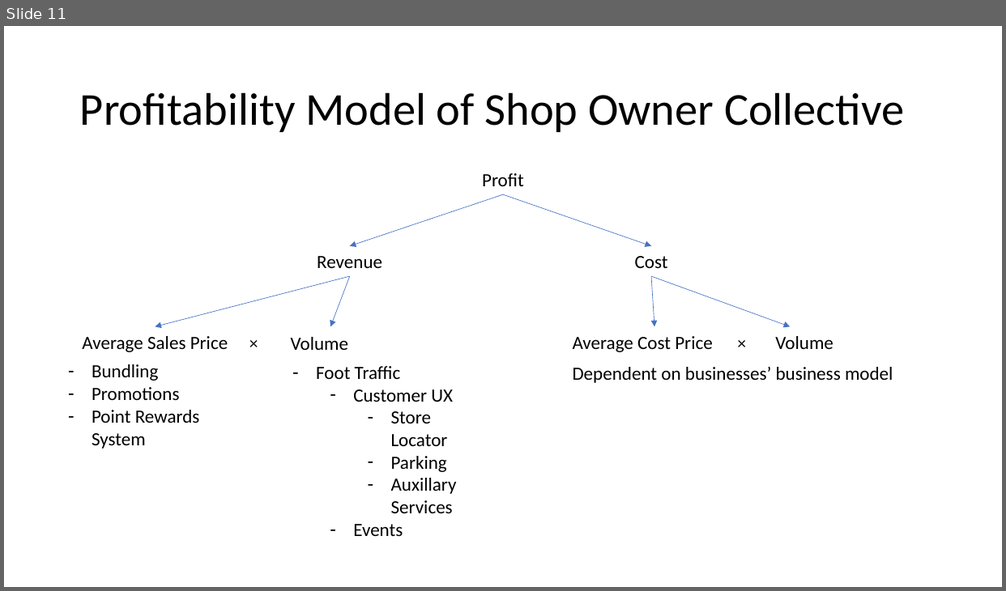
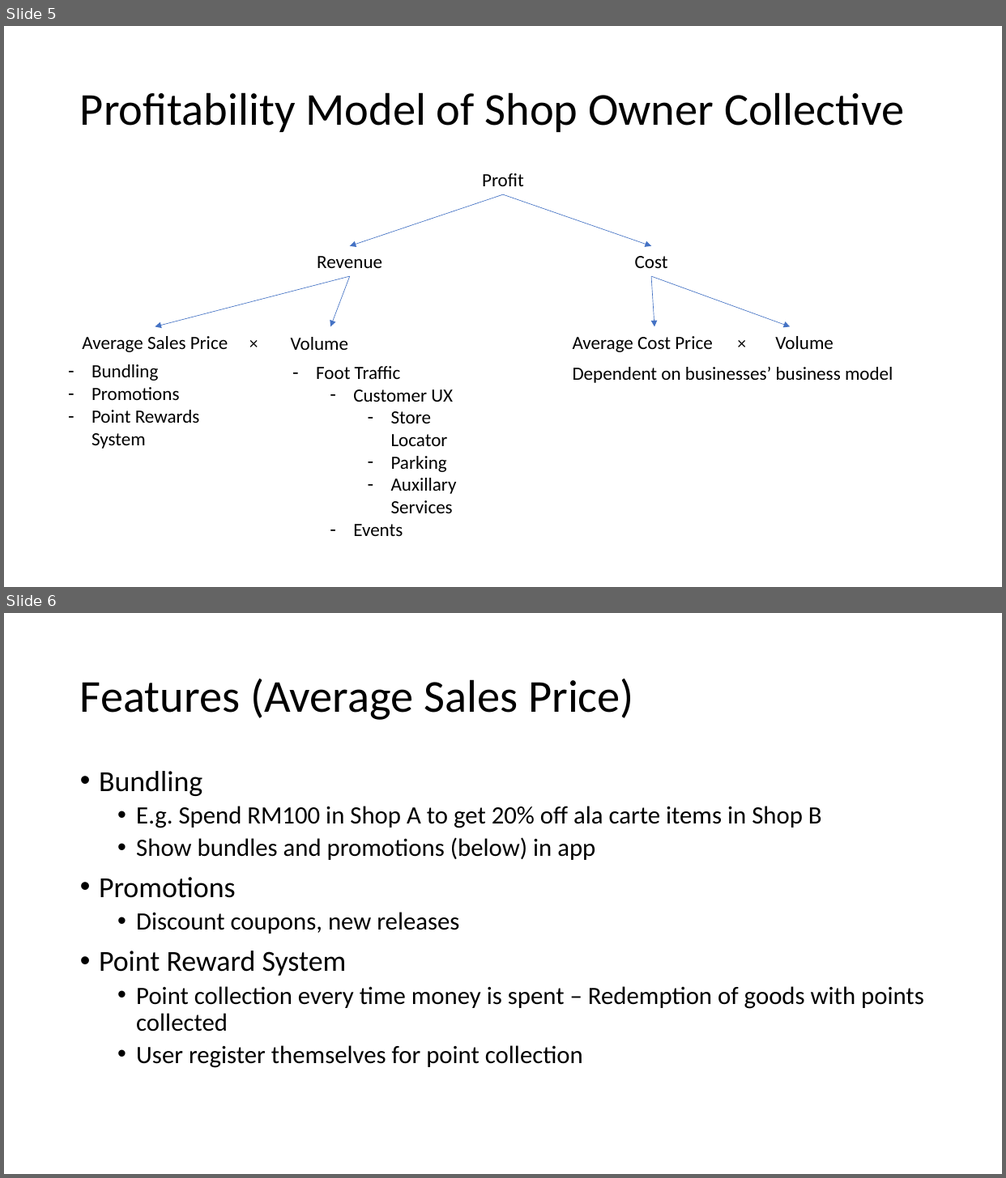
Before and after one commit to MeCode4Food/ACNAPI-code-challenge, a slide deck: documentation and slides/Business use case for Mall app.pptx. Shown one above the other, each under a label of ours: slide 11 before the commit, slides 5 and 6 after it. The pictures are 1006x591 and 1006x1178 pixels, drawn with LibreOffice and Linux fonts; fonts in the diff are those of the drawing. Boxes give left, top, right and bottom in pixels: in the first picture for what was removed or moved away, otherwise in the second. Text is boxed around its words. In the diff, an @@ line names an element or a change of style, - is before the commit and + after.

```diff
--- a/documentation and slides/Business use case for Mall app.pptx
+++ b/documentation and slides/Business use case for Mall app.pptx
@@ slide 6 added at (4, 613, 1002, 1174), background #FFFFFF @@
@@ title added at (80, 679, 634, 720), 44 pt, text #000000 @@
+Features (Average Sales Price)
@@ text added at (99, 771, 924, 1068), 24 pt, text #000000 @@
+• Bundling
+  • E.g. Spend RM100 in Shop A to get 20% off ala carte items in Shop B
+  • Show bundles and promotions (below) in app
+• Promotions
+  • Discount coupons, new releases
+• Point Reward System
+  • Point collection every time money is spent – Redemption of goods with points collected
+  • User register themselves for point collection
@@ what was slide 11 is now slide 5 @@
```
Also in this commit, not shown: 1 slide changed, 5 other slides added, 6 slides removed, 1 other file.
